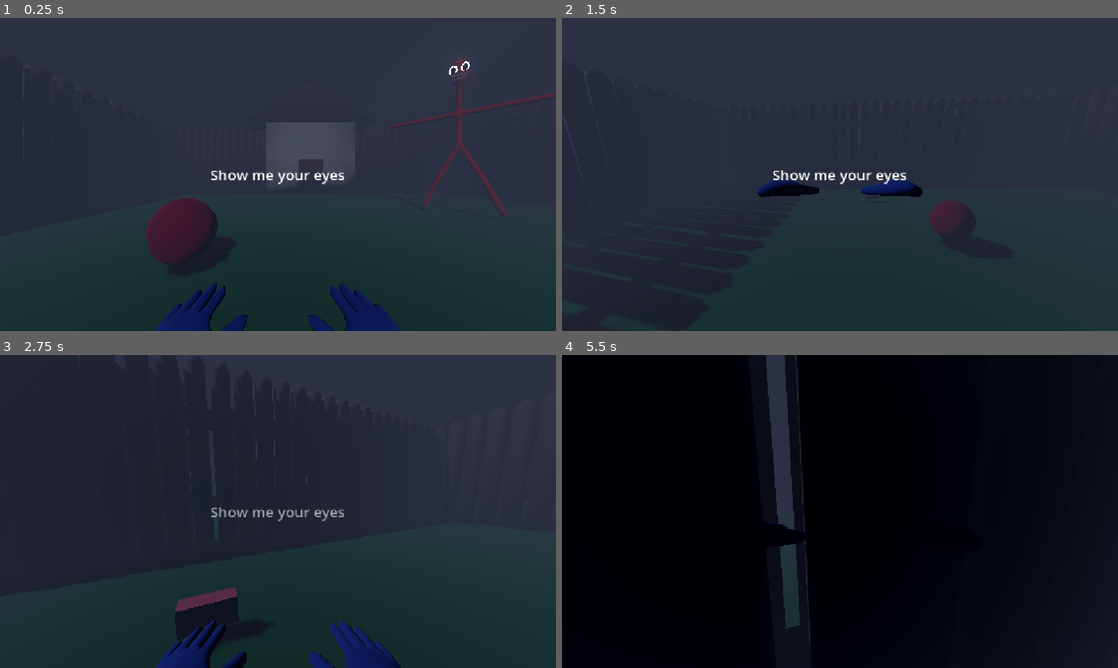
Above: before the commit, frames 1-4 (two rows, left to right).
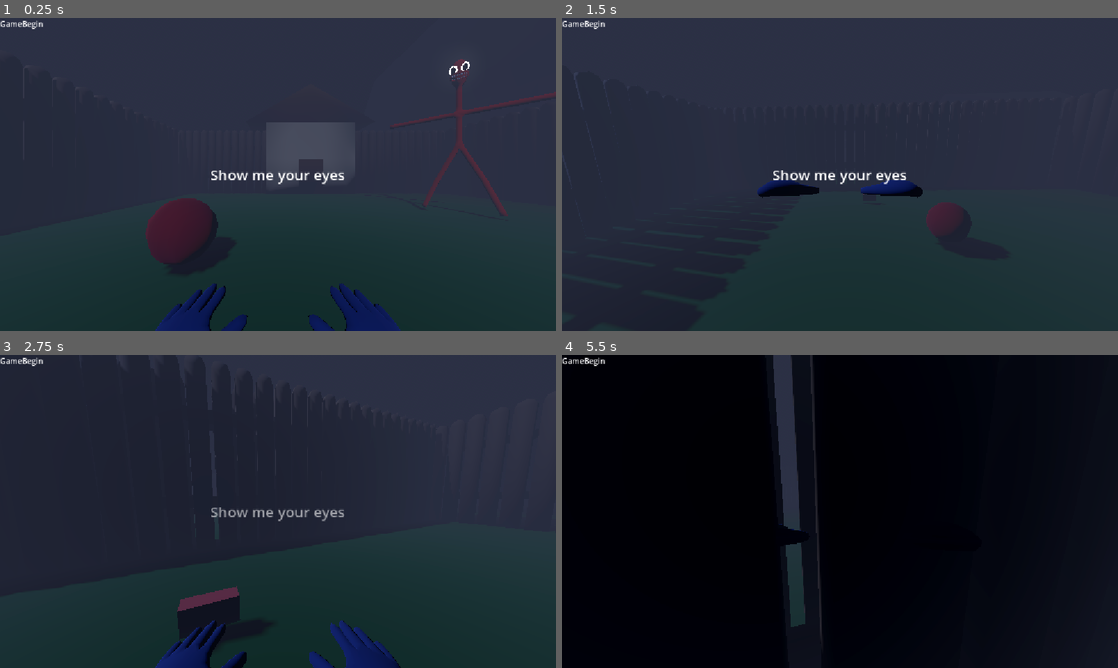
Above: after the commit, the same moments.

Repository: Kasairoo/DervilBallHackclubHaven
Game: Godot game, scene res://Objects/Manage/SceneManager.tscn
Two runs of this game, one before a commit and one after it. Both use one fixed random seed, a clock stepped at 60 frames per second and the inputs below. Before the commit the project starts from res://Scenes/map.tscn.
Inputs (mouse positions are in pixels of both pictures, inside the frame that each line leads up to):
- Up to frame 1 (0.25 s): no input
- Up to frame 2 (1.5 s): tap Enter (ui_accept) at 0.5, 0.77 s; move the mouse to (962, 158) at 0.52 s; hold D (PlayerRight) 0.53-1.28 s; click (962, 158) at 0.6 s; move the mouse to (812, 174) at 1.27 s; hold W (PlayerForward) from 1.28 s (still down); right-click (812, 174) at 1.35 s
- Up to frame 3 (2.75 s): keep holding W (PlayerForward); tap Enter (ui_accept) at 1.52 s; move the mouse to (289, 505) at 2.02 s; click (289, 505) at 2.1 s
- Up to frame 4 (5.5 s): keep holding W (PlayerForward); move the mouse to (834, 517) at 2.77 s; right-click (834, 517) at 2.85 s; tap Enter (ui_accept) at 3.02, 3.77, 4.52 s; move the mouse to (878, 514) at 3.52 s; click (878, 514) at 3.6 s; move the mouse to (795, 508) at 4.27 s; right-click (795, 508) at 4.35 s; move the mouse to (845, 511) at 5.02 s; click (845, 511) at 5.1 s

The runs differ from the first frame. In frame 1, 0.1% of the frame differs, in the area x 0-8%, y 0-4%; in frame 2, 0.2%; in frame 3, 0.2%; in frame 4, 2.3%, in the area x 0-47%, y 0-92%.

Commit message:
CurrentEvent manager

Diff:
--- a/devil-ball-hackclub-haven/Globals/Global.gd
+++ b/devil-ball-hackclub-haven/Globals/Global.gd
@@ -3,7 +3,15 @@
 var Player : CharacterBody3D
 
 var CommandQueue : Array
+var EventCurrent : String
 var SceneManager : GameScenemanager
+var ScreenShake = 0.0
+
+func _ready() -> void:
+	Global.EventCurrent = "GameBegin"
+
+func _process(delta: float) -> void:
+	ScreenShake *= 0.9
 
 func AddCommand(Text):
 	CommandQueue.append(Text)
--- a/devil-ball-hackclub-haven/Objects/Balls/ball.gd
+++ b/devil-ball-hackclub-haven/Objects/Balls/ball.gd
@@ -12,6 +12,7 @@
 
 		if count == 4:
 			fence.queue_free()
+			Global.EventCurrent = "GateDown"
 
 			var fx = fence_particle.instantiate()
 			fx.global_position = global_position
--- /dev/null
+++ b/devil-ball-hackclub-haven/Objects/Manage/MusicManager.tscn
@@ -0,0 +1,9 @@
+[gd_scene format=3 uid="uid://cu3y3s35ff6yc"]
+
+[sub_resource type="AudioStreamPlaylist" id="AudioStreamPlaylist_aax1m"]
+stream_count = 1
+
+[node name="Node3D" type="Node3D" unique_id=694690802]
+
+[node name="AudioStreamPlayer" type="AudioStreamPlayer" parent="." unique_id=926274596]
+stream = SubResource("AudioStreamPlaylist_aax1m")
--- a/devil-ball-hackclub-haven/Objects/Manage/scene_manager.gd
+++ b/devil-ball-hackclub-haven/Objects/Manage/scene_manager.gd
@@ -4,6 +4,7 @@
 
 func _ready() -> void:
 	Global.SceneManager = self
+	ChangeScene("res://Scenes/map.tscn")
 
 func ChangeScene(SceneTo):
 	for i in get_children():
--- a/devil-ball-hackclub-haven/Objects/Player/camera.gd
+++ b/devil-ball-hackclub-haven/Objects/Player/camera.gd
@@ -18,8 +18,8 @@
 
 func _process(delta: float) -> void:
 
-	XPivot.rotation_degrees.y = XRotation
-	YPivot.rotation_degrees.x = YRotation
+	XPivot.rotation_degrees.y = XRotation + (Global.ScreenShake * randf_range(-1,1) * 3)
+	YPivot.rotation_degrees.x = YRotation + (Global.ScreenShake * randf_range(-1,1) * 2)
 
 	if Input.is_action_just_pressed("MouseCapture"):
 		Input.mouse_mode = Input.MOUSE_MODE_CAPTURED
--- a/devil-ball-hackclub-haven/Objects/Player/pushinator.gd
+++ b/devil-ball-hackclub-haven/Objects/Player/pushinator.gd
@@ -21,6 +21,7 @@
 					Target.linear_velocity.y += 5
 
 func Trigger():
+	Global.ScreenShake += 2
 	$AnimationPlayer.play("RESET")
 	$AnimationPlayer.play("Push")
 
--- a/devil-ball-hackclub-haven/Objects/UI/command.gd
+++ b/devil-ball-hackclub-haven/Objects/UI/command.gd
@@ -8,10 +8,12 @@
 
 # Called every frame. 'delta' is the elapsed time since the previous frame.
 func _process(delta: float) -> void:
+	$Label.text = Global.EventCurrent
 	Delay -= delta
 
 	if Delay < 0 and !Global.CommandQueue.is_empty():
 		$Command/Label.text = Global.CommandQueue[0]
 		Global.CommandQueue.remove_at(0)
+		$AnimationPlayer.play("RESET")
 		$AnimationPlayer.play("Show")
 		Delay = 3.0
--- a/devil-ball-hackclub-haven/Objects/UI/command.tscn
+++ b/devil-ball-hackclub-haven/Objects/UI/command.tscn
@@ -72,3 +72,8 @@
 
 [node name="AnimationPlayer" type="AnimationPlayer" parent="." unique_id=1776638352]
 libraries/ = SubResource("AnimationLibrary_5ijl2")
+
+[node name="Label" type="Label" parent="." unique_id=637331690]
+offset_right = 40.0
+offset_bottom = 23.0
+text = "CURRENT SCENE"
--- a/devil-ball-hackclub-haven/project.godot
+++ b/devil-ball-hackclub-haven/project.godot
@@ -11,7 +11,7 @@
 [application]
 
 config/name="DevilBallHackclubHaven"
-run/main_scene="uid://boj81d6y0b6ag"
+run/main_scene="uid://dysdr0mgsy80j"
 config/features=PackedStringArray("4.7", "GL Compatibility")
 config/icon="res://icon.svg"
 
Not shown, added: devil-ball-hackclub-haven/SoundEffects/Safe Track.mp3.import
Not shown, added: devil-ball-hackclub-haven/SoundEffects/Safe Track.mp3
